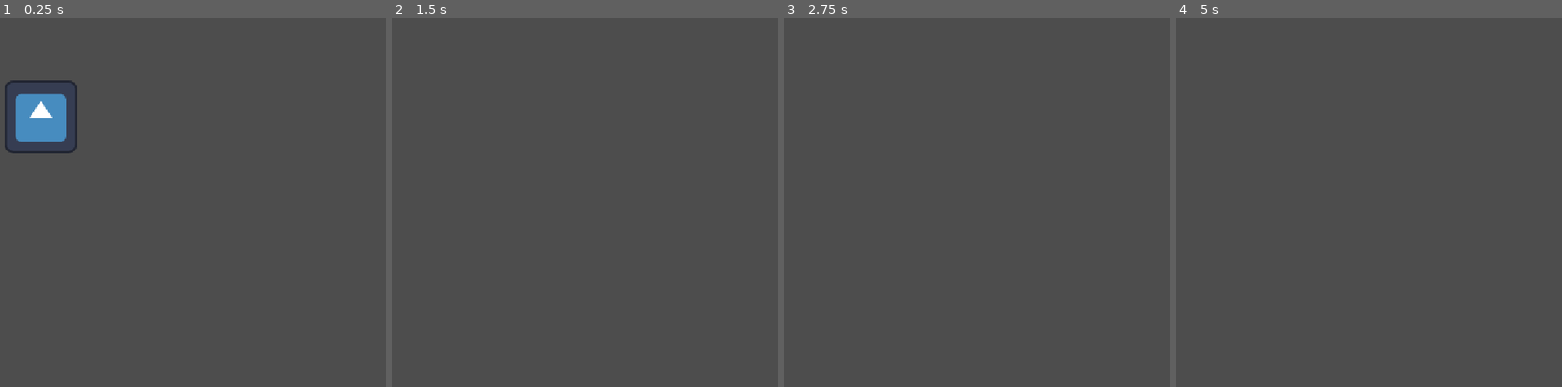
Above: before the commit, frames 1-4 (left to right).
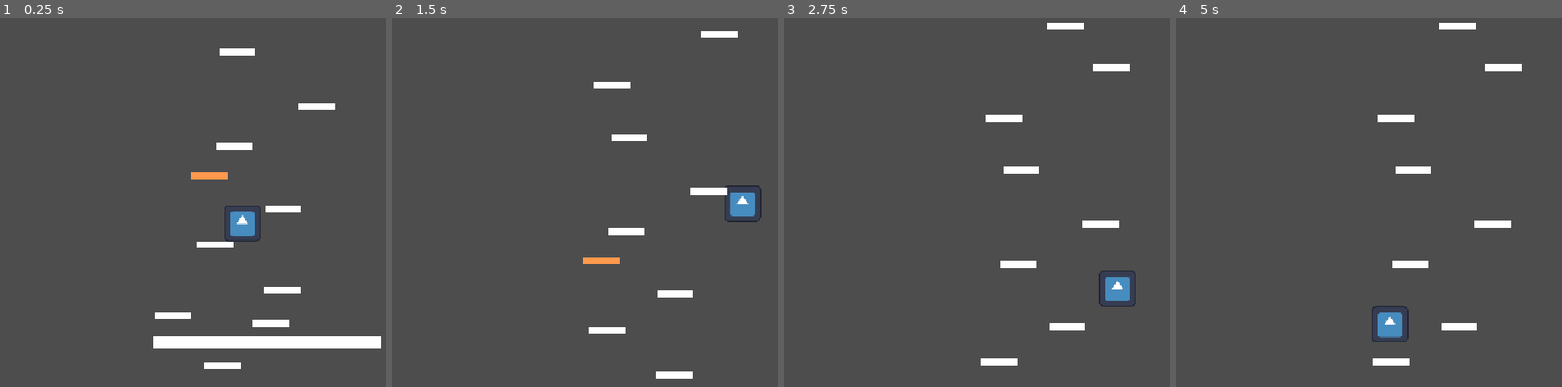
Above: after the commit, the same moments.

Repository: Cylinder7/bounce-back
Game: Godot game, scene res://levels/Overworld/overworldaltitude.tscn
The game is run twice, just before and just after one commit, with the same random seed, the same clock (stepped at 60 frames per second) and the same inputs. The engine's default icon, where the game draws it, is replaced by a stand-in: a white triangle on a blue panel in a dark square.
Inputs:
- Up to frame 1 (0.25 s): no input
- Up to frame 2 (1.5 s): tap Enter (ui_accept) at 0.5, 0.6, 0.77, 1.07, 1.35 s; hold Right (ui_right) from 0.53 s (still down)
- Up to frame 3 (2.75 s): tap Enter (ui_accept) at 1.52, 1.82, 2.1 s; release Right (ui_right) at 2.03 s; hold Left (ui_left) from 2.03 s (still down)
- Up to frame 4 (5 s): release Left (ui_left) at 2.78 s; hold Right (ui_right) 2.78-4.28 s; tap Enter (ui_accept) at 2.85, 3.02, 3.32, 3.6, 3.77, 4.07, 4.35, 4.52, 4.82 s; hold Left (ui_left) from 4.28 s (still down)

The runs differ from the first frame. In frame 1, 6.4% of the frame differs, in the area x 1-99%, y 8-96%; in frame 2, 2.1%; in frame 3, 2.0%; in frame 4, 2.1%.

Commit message:
platform

Diff:
--- /dev/null
+++ b/levels/Overworld/camera_2d.gd
@@ -0,0 +1,7 @@
+extends Camera2D
+
+@export var player: Node2D
+
+func _process(delta):
+	if player.position.y < position.y:
+		position.y = player.position.y
--- a/levels/Overworld/ground.tscn
+++ b/levels/Overworld/ground.tscn
@@ -7,13 +7,13 @@
 
 [node name="Ground" type="Node2D" unique_id=906852571]
 
-[node name="StaticBody2D" type="StaticBody2D" parent="." unique_id=11961628]
+[node name="Ground" type="StaticBody2D" parent="." unique_id=11961628]
 
-[node name="CollisionShape2D" type="CollisionShape2D" parent="StaticBody2D" unique_id=1486723559]
+[node name="CollisionShape2D" type="CollisionShape2D" parent="Ground" unique_id=1486723559]
 position = Vector2(200, 10)
 shape = SubResource("RectangleShape2D_cnmx4")
 
-[node name="Sprite2D" type="Sprite2D" parent="StaticBody2D" unique_id=1216333779]
+[node name="Sprite2D" type="Sprite2D" parent="Ground" unique_id=1216333779]
 position = Vector2(200, 10)
 scale = Vector2(6.25, 0.3125)
 texture = SubResource("DrawableTexture2D_vpm7f")
--- a/levels/Overworld/overworldaltitude.tscn
+++ b/levels/Overworld/overworldaltitude.tscn
@@ -1,10 +1,30 @@
 [gd_scene format=3 uid="uid://b2gb2m2jmk3xq"]
 
 [ext_resource type="PackedScene" uid="uid://u4pccx5wr5p5" path="res://levels/Overworld/player.tscn" id="1_1yttg"]
+[ext_resource type="PackedScene" uid="uid://dvcxtrutyudhl" path="res://platform.tscn" id="1_21iwc"]
+[ext_resource type="PackedScene" uid="uid://dk3edjndjl5u" path="res://levels/Overworld/ground.tscn" id="2_vegtp"]
+[ext_resource type="Script" uid="uid://c5kr36ptr7mss" path="res://levels/Overworld/camera_2d.gd" id="3_2dipx"]
+[ext_resource type="Script" uid="uid://teroivo4vidu" path="res://levels/Overworld/platforms.gd" id="4_ktxqr"]
 
 [node name="overworld" type="Node2D" unique_id=1695892326]
 
 [node name="Player" parent="." unique_id=247310789 instance=ExtResource("1_1yttg")]
-position = Vector2(370, 144)
+position = Vector2(151, -230)
 
 [node name="Sprite2D" type="Sprite2D" parent="." unique_id=958234911]
+
+[node name="Ground" parent="." unique_id=906852571 instance=ExtResource("2_vegtp")]
+position = Vector2(-6, 5)
+
+[node name="Camera2D" type="Camera2D" parent="." unique_id=1800846891 node_paths=PackedStringArray("player")]
+position = Vector2(3, -7)
+script = ExtResource("3_2dipx")
+player = NodePath("../Player")
+
+[node name="Platforms" type="Node2D" parent="." unique_id=1281744299 node_paths=PackedStringArray("camera")]
+script = ExtResource("4_ktxqr")
+platform_scene = ExtResource("1_21iwc")
+camera = NodePath("../Camera2D")
+
+[node name="Platform" parent="." unique_id=604964959 instance=ExtResource("1_21iwc")]
+position = Vector2(-3, -37)
--- /dev/null
+++ b/levels/Overworld/platforms.gd
@@ -0,0 +1,47 @@
+extends Node2D
+
+@export var platform_scene: PackedScene
+@export var camera: Camera2D
+
+var next_y := 400.0
+var count := 0
+
+func _process(_delta):
+	while next_y > camera.position.y - 400.0:
+		spawn()
+	for p in get_children():
+		if p.position.y > camera.position.y + 400.0:
+			p.queue_free()
+
+func spawn():
+	var type = Platform.Type.NORMAL if count < 5 else pick_type()
+	var p = platform_scene.instantiate()
+	p.position = Vector2(randf_range(60.0, 300.0), next_y)
+	p.type = type
+	add_child(p)
+
+	# The gap above a platform depends on how high that platform bounces you
+	var base = (Stats.jump_force * Stats.jump_force) / (2.0 * 1200.0) * 0.8
+	var mult = Platform.JUMP_MULT[type]
+	var max_gap = base * mult * mult
+	next_y -= randf_range(max_gap * 0.5, max_gap)
+	count += 1
+
+func pick_type() -> int:
+	var m = Stats.meters()
+	var weights = {
+		Platform.Type.NORMAL: 100.0,
+		Platform.Type.MOVING: clampf(m * 0.5, 0.0, 30.0),
+		Platform.Type.BREAKABLE: clampf(m * 0.3, 0.0, 25.0),
+		Platform.Type.SLIPPERY: 0.0 if m < 30 else 15.0,
+		Platform.Type.STICKY: 0.0 if m < 60 else 10.0,
+	}
+	var total = 0.0
+	for w in weights.values():
+		total += w
+	var roll = randf() * total
+	for type in weights:
+		roll -= weights[type]
+		if roll <= 0.0:
+			return type
+	return Platform.Type.NORMAL
--- a/levels/Overworld/player.gd
+++ b/levels/Overworld/player.gd
@@ -1,25 +1,27 @@
 extends CharacterBody2D
 
+const GRAVITY = 1200.0
+const SCREEN_WIDTH = 360.0
 
-const SPEED = 300.0
-const JUMP_VELOCITY = -400.0
+var grip := 1.0
 
+func _physics_process(delta):
+	velocity.y += GRAVITY * delta
 
-func _physics_process(delta: float) -> void:
-	# Add the gravity.
-	if not is_on_floor():
-		velocity += get_gravity() * delta
-
-	# Handle jump.
-	if Input.is_action_just_pressed("ui_accept") and is_on_floor():
-		velocity.y = JUMP_VELOCITY
-
-	# Get the input direction and handle the movement/deceleration.
-	# As good practice, you should replace UI actions with custom gameplay actions.
-	var direction := Input.get_axis("ui_left", "ui_right")
-	if direction:
-		velocity.x = direction * SPEED
-	else:
-		velocity.x = move_toward(velocity.x, 0, SPEED)
+	var target = Input.get_axis("ui_left", "ui_right") * Stats.speed
+	velocity.x = lerpf(velocity.x, target, grip)
 
 	move_and_slide()
+
+	if is_on_floor():
+		grip = 1.0
+		var jump = Stats.jump_force
+		var col = get_last_slide_collision()
+		if col:
+			var other = col.get_collider()
+			if other and other.has_method("on_land"):
+				jump = other.on_land(self, jump)
+		velocity.y = -jump
+
+	position.x = wrapf(position.x, 0, SCREEN_WIDTH)
+	Stats.update_height(position.y)
--- a/levels/Overworld/player.tscn
+++ b/levels/Overworld/player.tscn
@@ -11,8 +11,10 @@
 
 [node name="Sprite2D" type="Sprite2D" parent="." unique_id=1405564028]
 position = Vector2(0, 1)
+scale = Vector2(0.5, 0.5)
 texture = ExtResource("2_dw8ud")
 
 [node name="CollisionShape2D" type="CollisionShape2D" parent="." unique_id=1722261222]
 position = Vector2(0, 1)
+scale = Vector2(0.5, 0.5)
 shape = SubResource("RectangleShape2D_48mj1")
--- /dev/null
+++ b/platform.gd
@@ -0,0 +1,51 @@
+class_name Platform
+extends StaticBody2D
+
+enum Type { NORMAL, MOVING, SLIPPERY, BREAKABLE, STICKY }
+
+# Multiplies the player's bounce. Used by the spawner to keep gaps reachable.
+const JUMP_MULT = {
+	Type.NORMAL: 1.0,
+	Type.MOVING: 1.0,
+	Type.SLIPPERY: 1.0,
+	Type.BREAKABLE: 1.0,
+	Type.STICKY: 0.7,
+}
+
+# Placeholder colors until you have art
+const COLORS = {
+	Type.NORMAL: Color.WHITE,
+	Type.MOVING: Color(0.4, 0.7, 1.0),
+	Type.SLIPPERY: Color(0.6, 1.0, 1.0),
+	Type.BREAKABLE: Color(1.0, 0.6, 0.3),
+	Type.STICKY: Color(0.7, 0.4, 1.0),
+}
+
+@export var type: Type = Type.NORMAL
+
+var start_x := 0.0
+var t := 0.0
+
+func _ready():
+	start_x = position.x
+	t = randf() * TAU
+	modulate = COLORS[type]
+
+func _physics_process(delta):
+	if type == Type.MOVING:
+		t += delta
+		position.x = start_x + sin(t * 2.0) * 70.0
+
+# Called by the player when it lands. Returns the jump force to use.
+func on_land(player, jump: float) -> float:
+	match type:
+		Type.SLIPPERY:
+			player.grip = 0.03
+		Type.STICKY:
+			jump *= JUMP_MULT[Type.STICKY]
+		Type.BREAKABLE:
+			$CollisionShape2D.set_deferred("disabled", true)
+			var tw = create_tween()
+			tw.tween_property(self, "modulate:a", 0.0, 0.2)
+			tw.tween_callback(queue_free)
+	return jump
--- a/platform.tscn
+++ b/platform.tscn
@@ -1,18 +1,20 @@
 [gd_scene format=3 uid="uid://dvcxtrutyudhl"]
 
+[ext_resource type="Script" uid="uid://cenitioydtifa" path="res://platform.gd" id="1_mi635"]
+
 [sub_resource type="RectangleShape2D" id="RectangleShape2D_nicuo"]
-size = Vector2(40, 40)
+size = Vector2(64, 12)
 
-[node name="Platform" type="StaticBody2D" unique_id=73133595]
+[node name="Platform" type="StaticBody2D" unique_id=604964959]
+position = Vector2(-32, -6)
+script = ExtResource("1_mi635")
 
-[node name="Sprite2D" type="Sprite2D" parent="." unique_id=475342768]
+[node name="ColorRect" type="ColorRect" parent="." unique_id=228861767]
+offset_left = -1.0
+offset_right = 63.0
+offset_bottom = 12.0
 
-[node name="ColorRect" type="ColorRect" parent="." unique_id=680022400]
-offset_right = 40.0
-offset_bottom = 40.0
-color = Color(0.38555136, 0.7675158, 0.36152855, 1)
-
-[node name="CollisionShape2D" type="CollisionShape2D" parent="." unique_id=64932843]
-position = Vector2(20, 20)
+[node name="CollisionShape2D" type="CollisionShape2D" parent="." unique_id=1588874254]
+position = Vector2(31, 6)
 shape = SubResource("RectangleShape2D_nicuo")
 one_way_collision = true
--- a/project.godot
+++ b/project.godot
@@ -15,6 +15,10 @@
 config/features=PackedStringArray("4.7", "GL Compatibility")
 config/icon="res://icon.svg"
 
+[autoload]
+
+Stats="*uid://c7w3kja0qb67t"
+
 [display]
 
 window/stretch/mode="canvas_items"
--- /dev/null
+++ b/stats.gd
@@ -0,0 +1,31 @@
+extends Node
+
+const PX_PER_METER := 50.0
+
+var jump_force := 550.0
+var speed := 200.0
+var coin_mult := 1.0
+var score_mult := 1.0
+var max_jumps := 1
+var shield := false
+
+var start_y := 450.0
+var height_px := 0.0
+
+func update_height(y: float):
+	height_px = max(height_px, start_y - y)
+
+func meters() -> int:
+	return int(height_px / PX_PER_METER)
+
+func reset_run():
+	height_px = 0.0
+
+func apply(id: String):
+	match id:
+		"jump": jump_force += 40
+		"speed": speed += 30
+		"coins": coin_mult += 0.5
+		"score": score_mult += 0.5
+		"double_jump": max_jumps += 1
+		"shield": shield = true
Not shown, added: levels/Overworld/camera_2d.gd.uid
Not shown, added: levels/Overworld/platforms.gd.uid
Not shown, added: platform.gd.uid
Not shown, added: stats.gd.uid
